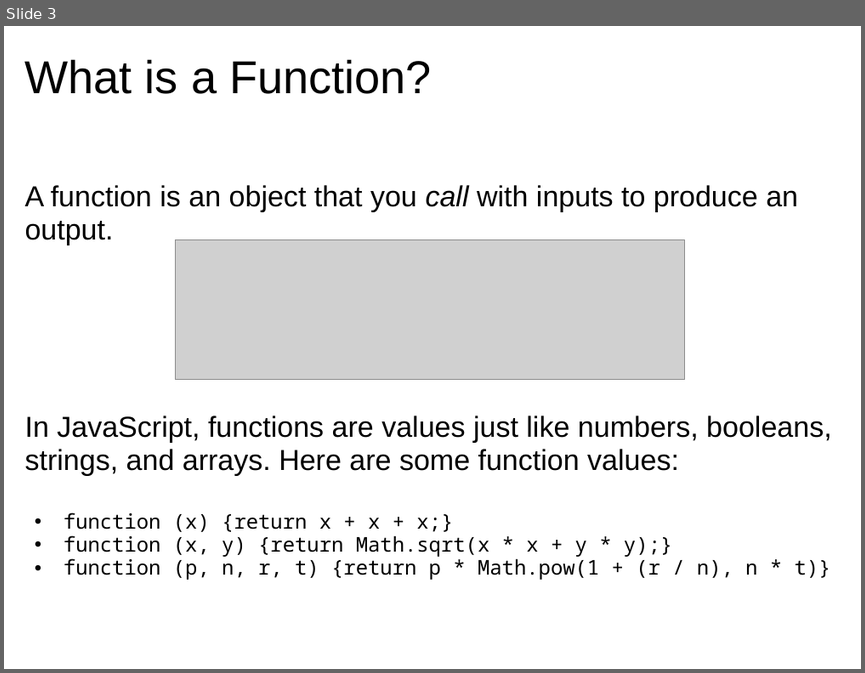
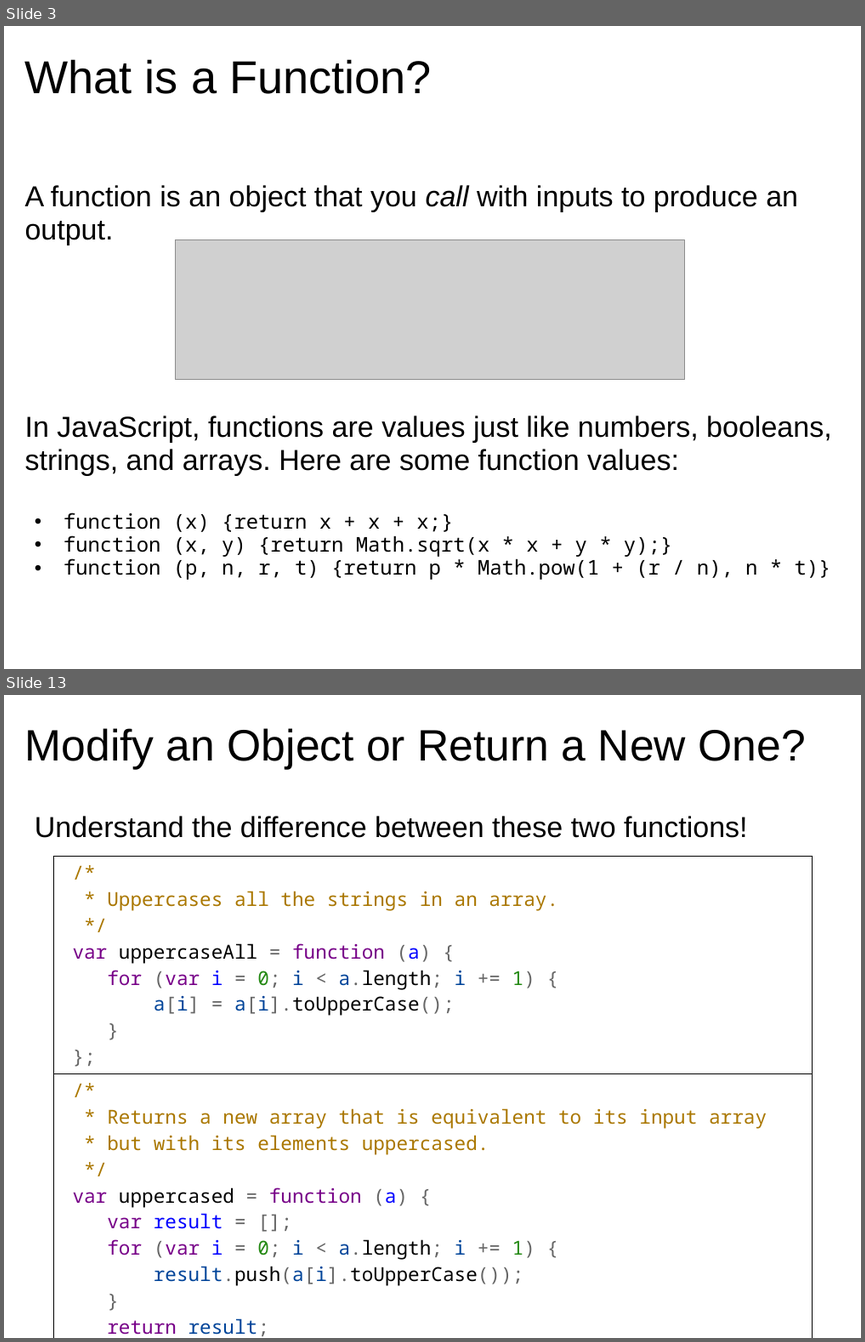
Before and after one commit to dondi/javascript-book, a slide deck: presentations/Chapter_5_Presentation.ppt. Shown one above the other, each under a label of ours: slide 3 before the commit, slides 3 and 13 after it; the slides between them are not shown. The pictures are 865x673 and 865x1342 pixels, drawn with LibreOffice and Linux fonts; fonts in the diff are those of the drawing; grey boxes stand for pictures; background and template pictures are left out. Boxes give left, top, right and bottom in pixels: in the first picture for what was removed or moved away, otherwise in the second. Text is boxed around its words. In the diff, an @@ line names an element or a change of style, - is before the commit and + after.

```diff
--- a/presentations/Chapter_5_Presentation.ppt
+++ b/presentations/Chapter_5_Presentation.ppt
@@ slide 13 added at (x1=4, y1=695, x2=861, y2=1338), background picture (left out) @@
@@ title added at (x1=25, y1=728, x2=805, y2=770), 41 pt, text #000000 @@
+Modify an Object or Return a New One?
@@ text added at (x1=35, y1=816, x2=748, y2=838), 27 pt, text #000000 @@
+  Understand the difference between these two functions!
@@ table added at (x1=53, y1=856, x2=812, y2=1338), 2 rows, 1 columns @@
+/* * Uppercases all the strings in an array. */ var uppercaseAll = function (a) { for (var i = 0; i < a.length; i += 1) { a[i] = a[i].toUpperCase(); } };
+/* * Returns a new array that is equivalent to its input array * but with its elements uppercased. */ var uppercased = function (a) { var result = []; for (var i = 0; i < a.length; i += 1) { result.push(a[i].toUpperCase()); } return result; };
```
Also in this commit, not shown: 6 slides changed, 38 other slides added.
